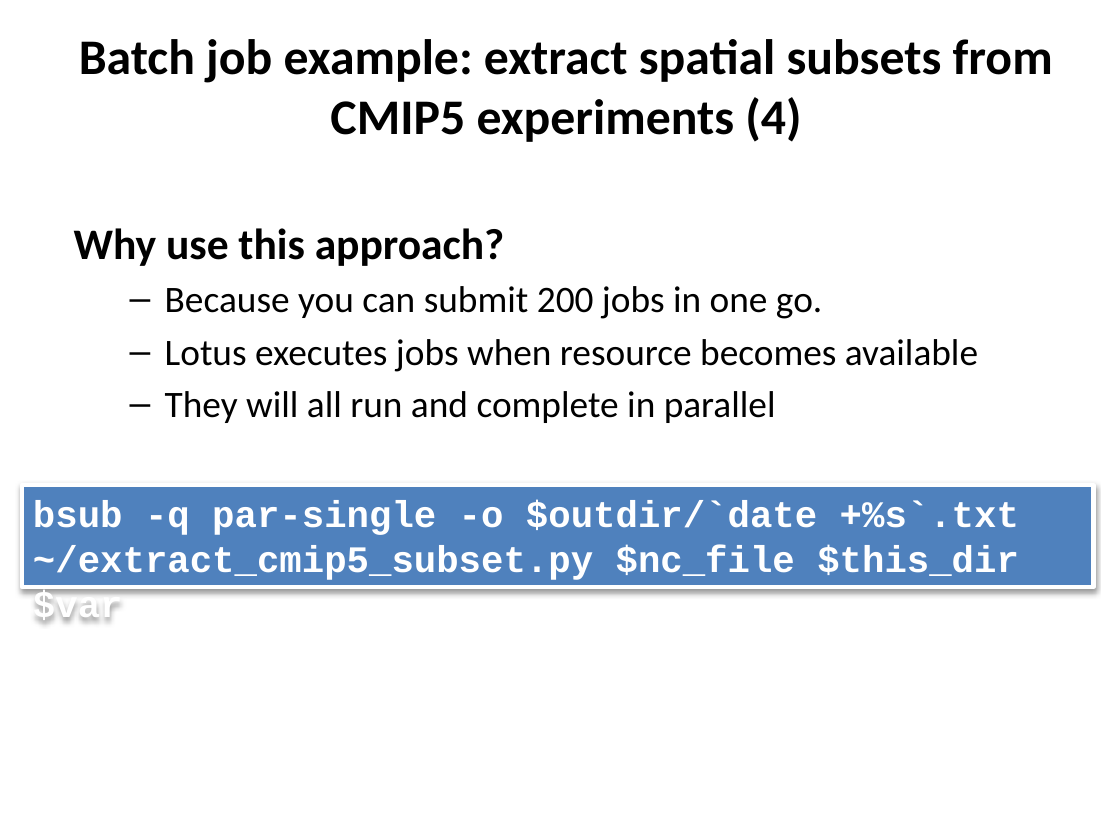
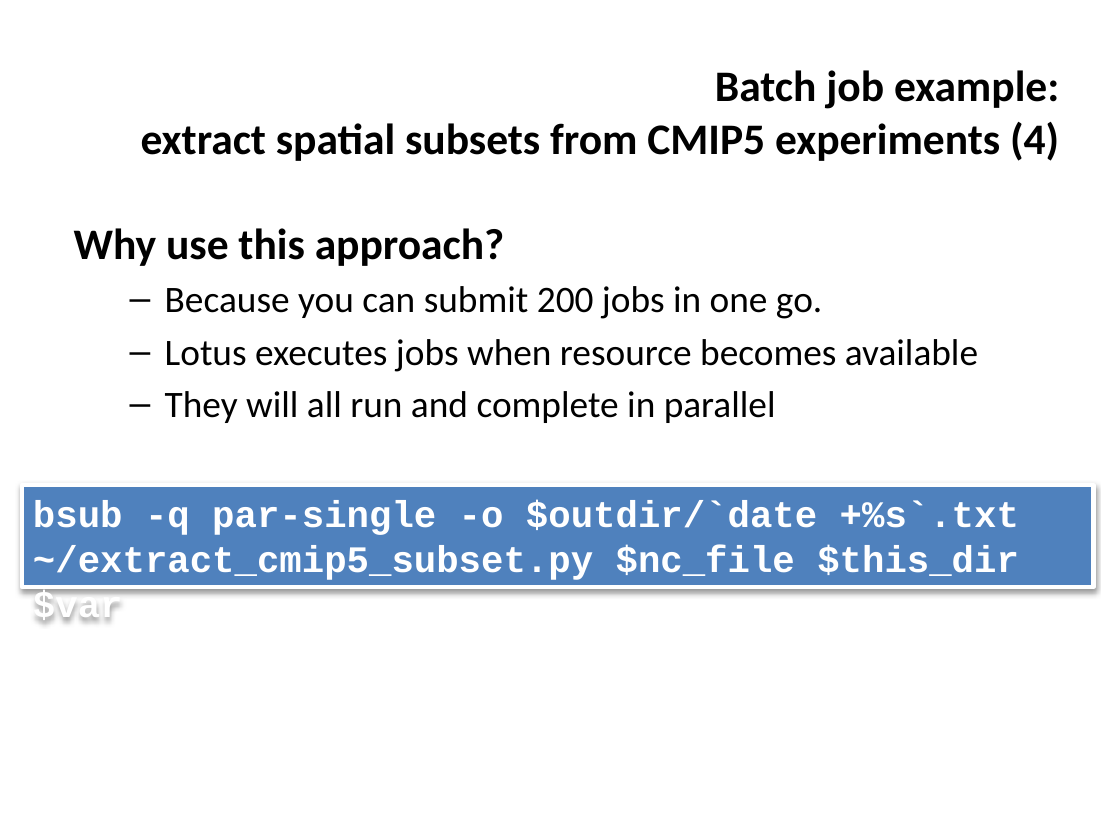
Before and after one commit to ncasuk/ncas-isc, a slide deck: slide 20 of overview_presentations/Parallel_Processing_Large_Data.pptx. Drawn at 1120x840 pixels with LibreOffice and Linux fonts; fonts in the diff are those of the drawing; background and template pictures are left out. Boxes give left, top, right and bottom in pixels: in the first picture for what was removed or moved away, otherwise in the second. Text is boxed around its words. In the diff, an @@ line names an element or a change of style, - is before the commit and + after.

```diff
--- a/overview_presentations/Parallel_Processing_Large_Data.pptx
+++ b/overview_presentations/Parallel_Processing_Large_Data.pptx
@@ title "Batch job example: extract spatial ...": place and size @@
-title "Batch job example: extract spatial ..." at (79,39,1053,142)
+title "Batch job example: extract spatial ..." at (141,70,1059,161)
@@ title "Batch job example: extract spatial ..." at (141,70,1059,161): size 32 to 28 pt; alignment centre to right @@
```
Also in this commit, not shown: 25 other slides changed, 5 other files.
